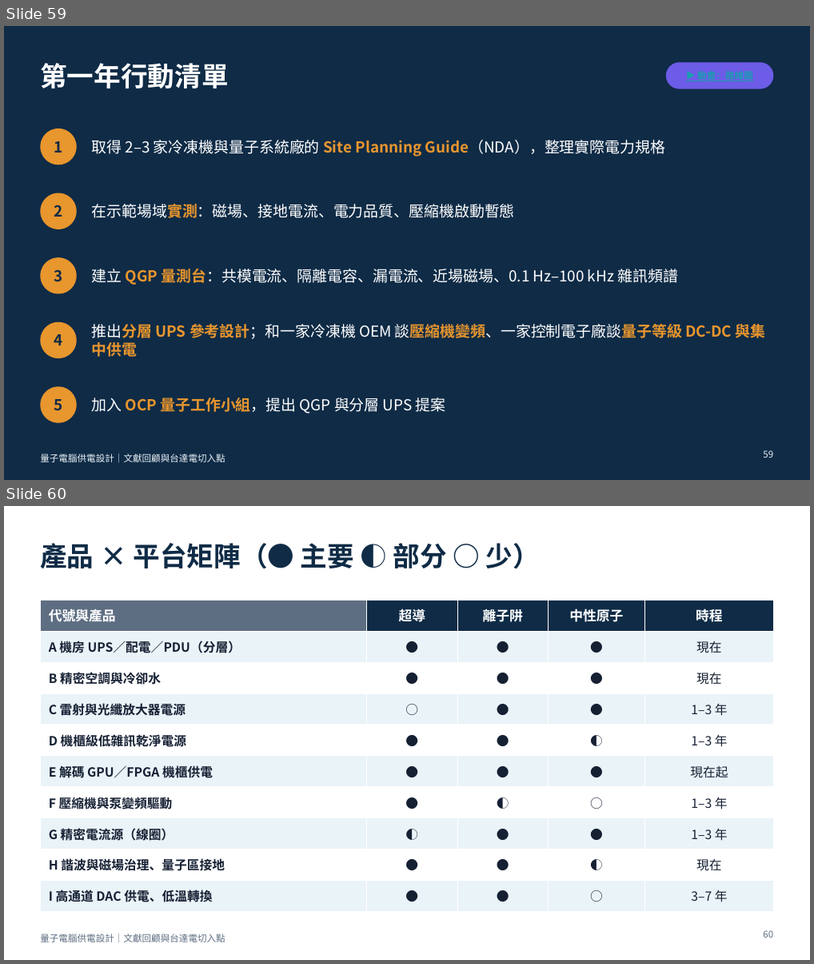
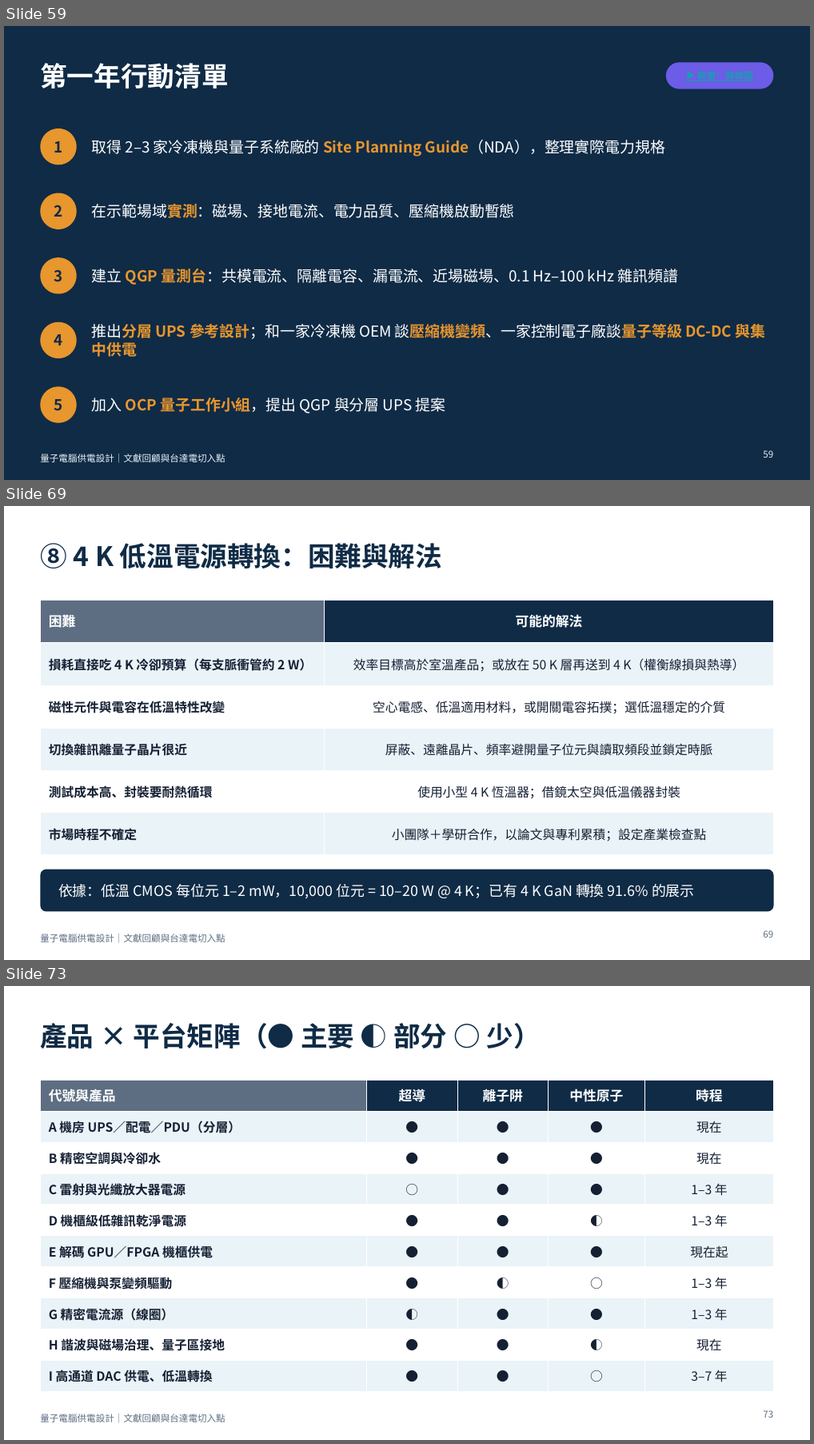
Before and after one commit to pcpcchen-coder/QuantumComputing, a slide deck: slides/output/qc-power-supply-delta.pptx. Shown one above the other, each under a label of ours: slides 59 and 60 before the commit, slides 59, 69 and 73 after it; the slides between them are not shown. The pictures are 814x964 and 814x1444 pixels, drawn with LibreOffice and Linux fonts; fonts in the diff are those of the drawing. Boxes give left, top, right and bottom in pixels: in the first picture for what was removed or moved away, otherwise in the second. Text is boxed around its words. In the diff, an @@ line names an element or a change of style, - is before the commit and + after.

```diff
--- a/slides/output/qc-power-supply-delta.pptx
+++ b/slides/output/qc-power-supply-delta.pptx
@@ slide 69 added at (x1=4, y1=506, x2=810, y2=960), background #FFFFFF; not listed: 1 template element that a slide beside it also shows @@
@@ title added at (x1=40, y1=543, x2=442, y2=568), 32 pt, text #0F2B46, bold @@
+⑧ 4 K 低溫電源轉換：困難與解法
@@ table added at (x1=40, y1=600, x2=774, y2=844), 6 rows, 2 columns @@
+困難 | 可能的解法
+損耗直接吃 4 K 冷卻預算（每支脈衝管約 2 W） | 效率目標高於室溫產品；或放在 50 K 層再送到 4 K（權衡線損與熱導）
+磁性元件與電容在低溫特性改變 | 空心電感、低溫適用材料，或開關電容拓撲；選低溫穩定的介質
+切換雜訊離量子晶片很近 | 屏蔽、遠離晶片、頻率避開量子位元與讀取頻段並鎖定時脈
+測試成本高、封裝要耐熱循環 | 使用小型 4 K 恆溫器；借鏡太空與低溫儀器封裝
+市場時程不確定 | 小團隊＋學研合作，以論文與專利累積；設定產業檢查點
@@ rounded rectangle added at (x1=40, y1=869, x2=774, y2=912), fill #0F2B46 @@
@@ text added at (x1=58, y1=884, x2=695, y2=898), 17 pt, text #FFFFFF @@
+依據：低溫 CMOS 每位元 1–2 mW，10,000 位元 = 10–20 W @ 4 K；已有 4 K GaN 轉換 91.6% 的展示
@@ page number added at (x1=763, y1=930, x2=774, y2=937), 11 pt, text #5E6E82 @@
+69
@@ what was slide 60 is now slide 73 @@
@@ page number at (x1=763, y1=1410, x2=774, y2=1417): text changed @@
-60
+73
```
Also in this commit, not shown: 12 other slides added, 5 other files.
